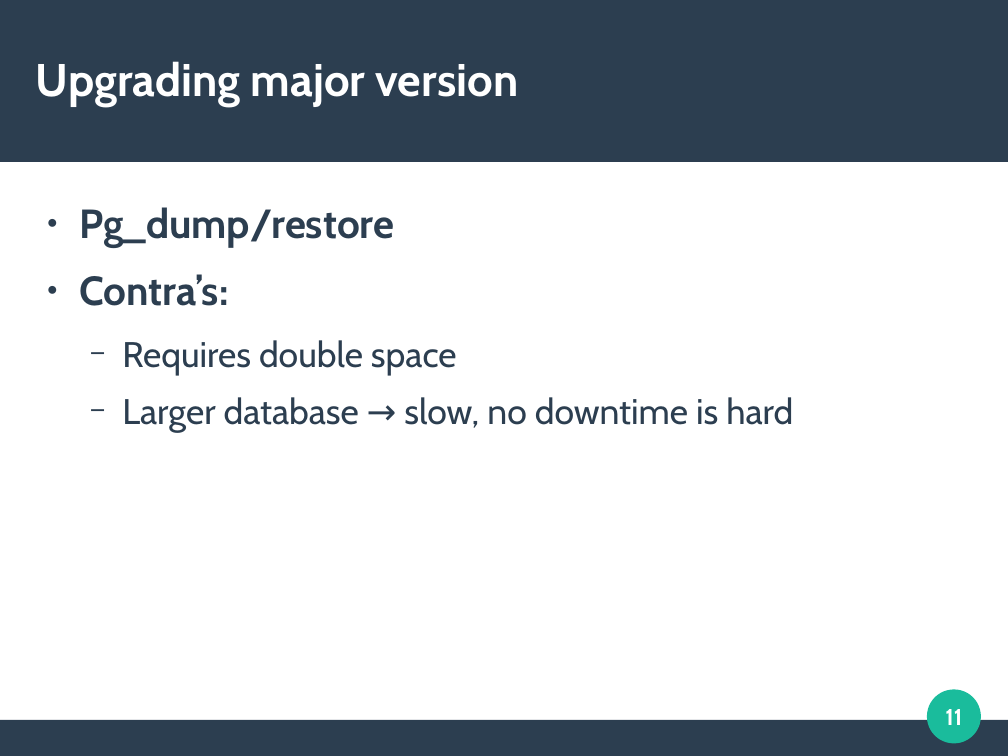
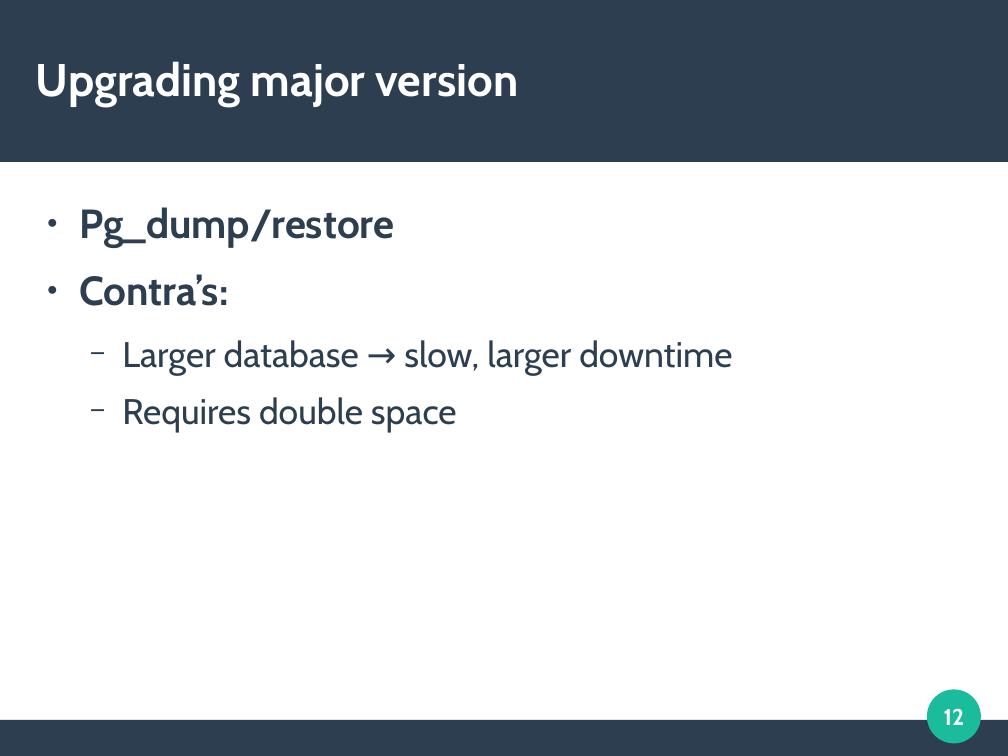
Before and after one commit to openPablo/edb_upgrade_presentation, a slide deck: slide 12 of upgrading_presentation.odp (slide 11 before the commit). Drawn at 1008x756 pixels with LibreOffice and Linux fonts; fonts in the diff are those of the drawing. Boxes give left, top, right and bottom in pixels: in the first picture for what was removed or moved away, otherwise in the second. Text is boxed around its words. In the diff, an @@ line names an element or a change of style, - is before the commit and + after.

```diff
--- a/upgrading_presentation.odp
+++ b/upgrading_presentation.odp
@@ text at (122,340,732,375): paragraph added @@
+  − Larger database → slow, larger downtime
@@ text at (122,397,793,432): paragraph removed @@
-  − Larger database → slow, no downtime is hard
@@ page number at (944,708,965,725): text changed @@
-11
+12
```
Also in this commit, not shown: 6 other slides changed, 3 slides added, 2 other files.
